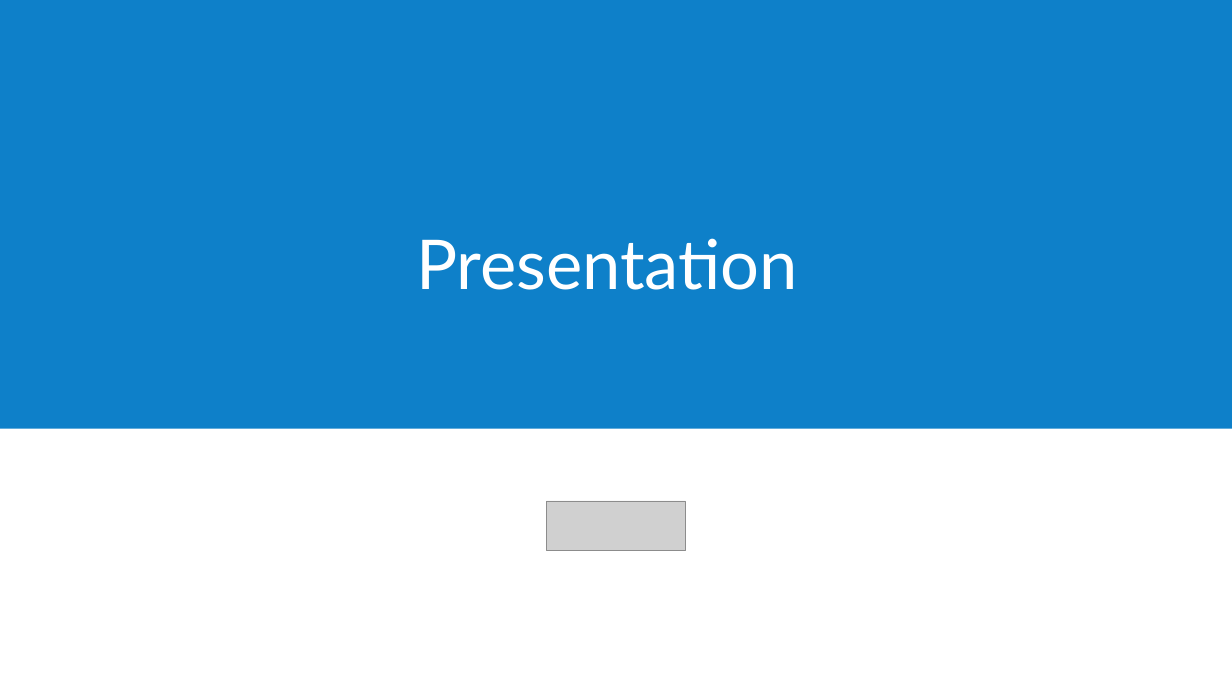
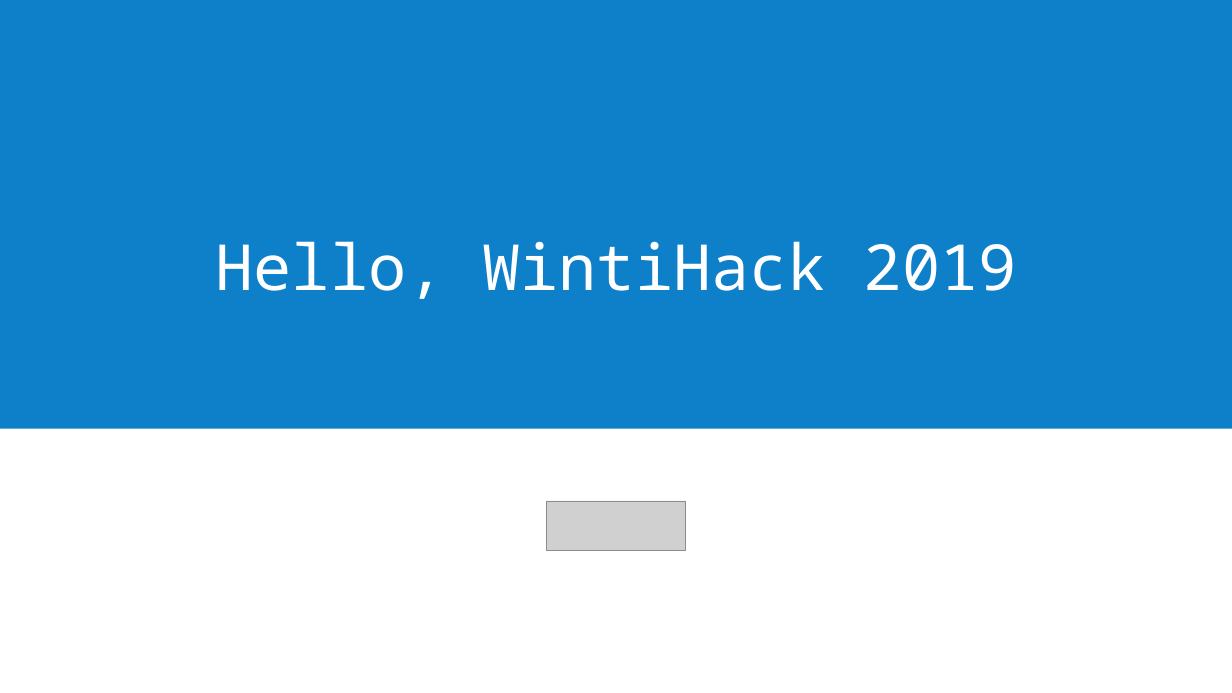
Before and after one commit to pandermatt/Jobinator-Website, a slide deck: slide 1 of Presentation/Projektidee Präsentation_Entwurf_01.pptx. Drawn at 1232x693 pixels with LibreOffice and Linux fonts; fonts in the diff are those of the drawing; grey boxes stand for pictures. Boxes give left, top, right and bottom in pixels: in the first picture for what was removed or moved away, otherwise in the second. Text is boxed around its words. In the diff, an @@ line names an element or a change of style, - is before the commit and + after.

```diff
--- a/Presentation/Projektidee Präsentation_Entwurf_01.pptx
+++ b/Presentation/Projektidee Präsentation_Entwurf_01.pptx
@@ text at [216,241,1017,299]: text changed; size 107 to 99 pt; font Lato to Noto Sans Mono @@
-Presentation
+Hello, WintiHack 2019
```
